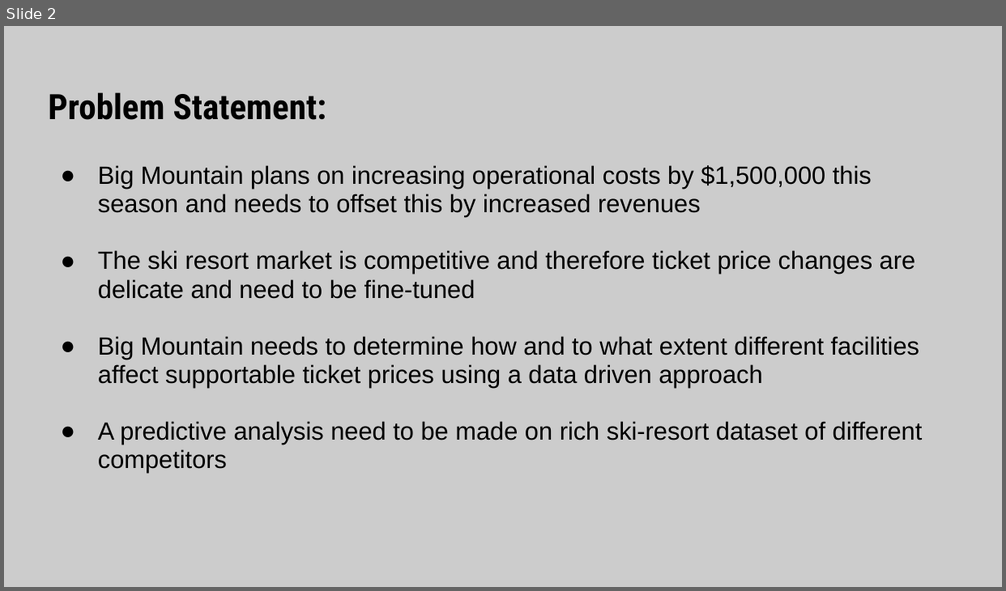
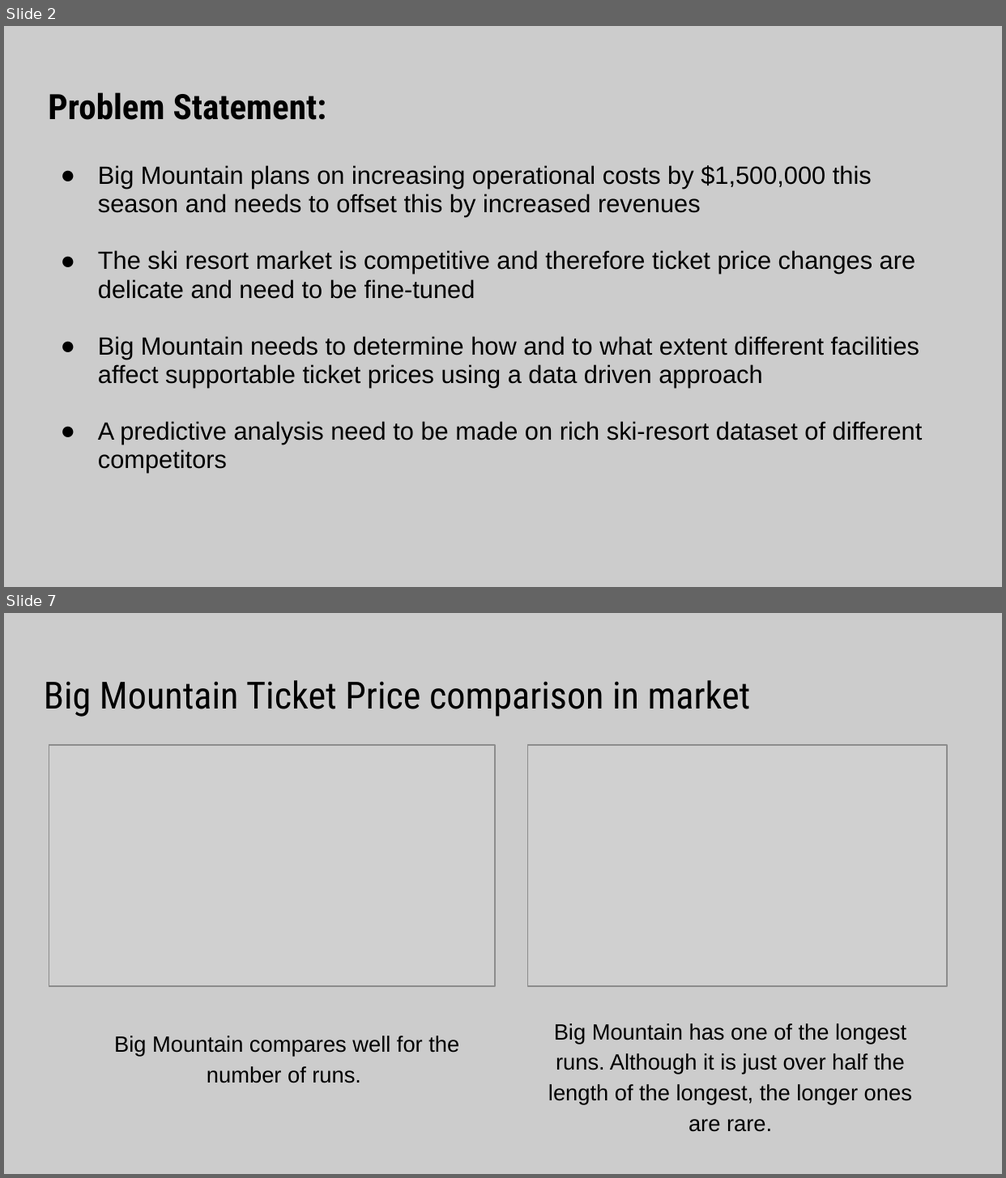
Before and after one commit to shaisid01/Data-Science, a slide deck: CapstoneProjects/Big Mountain Ski Resort/Docs/Project Slides.pptx. Shown one above the other, each under a label of ours: slide 2 before the commit, slides 2 and 7 after it; the slides between them are not shown. The pictures are 1006x591 and 1006x1178 pixels, drawn with LibreOffice and Linux fonts; fonts in the diff are those of the drawing; grey boxes stand for pictures. Boxes give left, top, right and bottom in pixels: in the first picture for what was removed or moved away, otherwise in the second. Text is boxed around its words. In the diff, an @@ line names an element or a change of style, - is before the commit and + after.

```diff
--- a/CapstoneProjects/Big Mountain Ski Resort/Docs/Project Slides.pptx
+++ b/CapstoneProjects/Big Mountain Ski Resort/Docs/Project Slides.pptx
@@ slide 7 added at (4,613,1002,1174), background #CCCCCC @@
@@ title added at (44,680,751,717), 27 pt, text #000000 @@
+Big Mountain Ticket Price comparison in market
@@ picture added at (49,745,495,986) @@
@@ picture added at (528,745,947,986) @@
@@ text added at (548,1024,912,1132), 16 pt, text #000000 @@
+Big Mountain has one of the longest runs. Although it is just over half the length of the longest, the longer ones are rare.
@@ text added at (114,1036,459,1084), 16 pt, text #000000 @@
+Big Mountain compares well for the number of runs.
```
Also in this commit, not shown: 6 slides changed, 2 other slides added, 1 other file.
